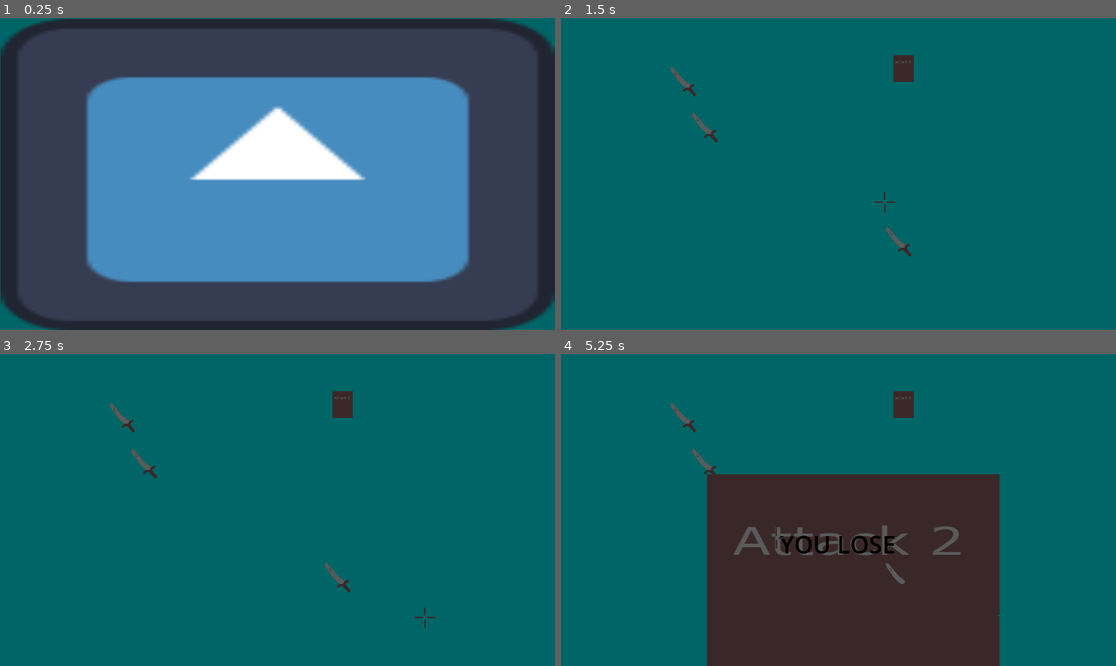
Above: before the commit, frames 1-4 (two rows, left to right).
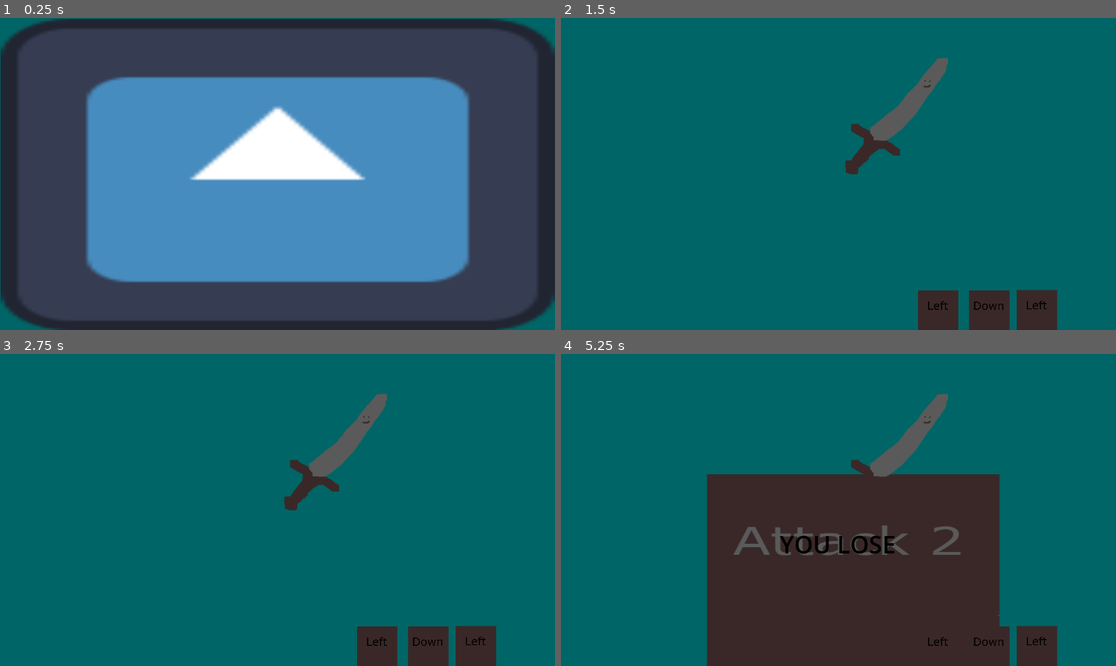
Above: after the commit, the same moments.

Repository: JamsterMan/Game-Jam-PS-16
Game: Godot game, scene res://Scenes/GameScene.tscn
Two runs of this game, one before a commit and one after it. Both use one fixed random seed, a clock stepped at 60 frames per second and the inputs below. The engine's default icon, where the game draws it, is replaced by a stand-in: a white triangle on a blue panel in a dark square.
Inputs:
- Up to frame 1 (0.25 s): no input
- Up to frame 2 (1.5 s): tap Enter at 0.5 s; hold Right (move_right) 0.53-1.28 s; hold Down (move_down) from 1.28 s (still down)
- Up to frame 3 (2.75 s): tap Space at 2 s; release Down (move_down) at 2.03 s; hold Right (move_right) from 2.03 s (still down)
- Up to frame 4 (5.25 s): tap Enter at 2.75, 4.25 s; release Right (move_right) at 2.78 s; hold Up (move_up) 2.78-3.53 s; tap Space at 3.5, 5 s; hold Left (move_left) 3.53-5.03 s; hold Down (move_down) from 5.03 s (still down)

The runs differ from the first frame. In frame 2, 5.1% of the frame differs, in the area x 19-90%, y 11-100%; in frame 3, 5.1%; in frame 4, 3.1%.

Commit message:
added minigame #2 typing
-added base form of the typing minigame
-still needs extra difficulty like multiple spells to choose

Diff:
--- a/gamejam-ps16/Scenes/GameScene.tscn
+++ b/gamejam-ps16/Scenes/GameScene.tscn
@@ -4,9 +4,9 @@
 [ext_resource type="Texture2D" uid="uid://dhhx8mjg6g4y7" path="res://icon.svg" id="1_yf4bn"]
 [ext_resource type="Texture2D" uid="uid://drcf2ml14nas3" path="res://Sprites/Card1.png" id="4_2vm8c"]
 [ext_resource type="Script" path="res://Scripts/Next_MiniGame_Timer.gd" id="4_5uc8d"]
-[ext_resource type="PackedScene" uid="uid://b553lrn1iqdav" path="res://Scenes/mini_game_aim_game.tscn" id="4_bhv5a"]
 [ext_resource type="Script" path="res://Scripts/MiniGame_Timer.gd" id="5_f6n46"]
 [ext_resource type="Texture2D" uid="uid://ck70nmlw3c3ur" path="res://Sprites/Card2.png" id="5_sbe85"]
+[ext_resource type="PackedScene" uid="uid://43srxjcgyb0d" path="res://Scenes/mini_game_typing.tscn" id="7_fg37s"]
 
 [node name="Game" type="Node2D"]
 
@@ -86,5 +86,5 @@
 horizontal_alignment = 1
 vertical_alignment = 1
 
-[node name="MiniGameAimGame" parent="MiniGameController" instance=ExtResource("4_bhv5a")]
-visible = false
+[node name="MinigameTypingGame" parent="MiniGameController" instance=ExtResource("7_fg37s")]
+process_mode = 4
--- /dev/null
+++ b/gamejam-ps16/Scenes/mini_game_typing.tscn
@@ -0,0 +1,49 @@
+[gd_scene load_steps=8 format=3 uid="uid://43srxjcgyb0d"]
+
+[ext_resource type="Texture2D" uid="uid://c8a7udy6go8yv" path="res://Sprites/Player.png" id="1_5dvwy"]
+[ext_resource type="Script" path="res://Scripts/mini_game_typing.gd" id="1_mxqhv"]
+[ext_resource type="Texture2D" uid="uid://te2hhkoln3pv" path="res://Sprites/up.png" id="2_e7g2m"]
+[ext_resource type="Texture2D" uid="uid://boa6nvbw4d8wq" path="res://Sprites/down.png" id="3_a0vw8"]
+[ext_resource type="Texture2D" uid="uid://biiqdw3di0er4" path="res://Sprites/right.png" id="4_4ra8d"]
+[ext_resource type="Texture2D" uid="uid://btmklwgoteix" path="res://Sprites/left.png" id="5_03j4l"]
+[ext_resource type="Script" path="res://Scripts/MiniGame_Timer.gd" id="7_j4qch"]
+
+[node name="MinigameTypingGame" type="Node2D" node_paths=PackedStringArray("buttons_sprites")]
+script = ExtResource("1_mxqhv")
+up_image = ExtResource("2_e7g2m")
+down_image = ExtResource("3_a0vw8")
+right_image = ExtResource("4_4ra8d")
+left_image = ExtResource("5_03j4l")
+buttons = Array[int]([0, 0, 0])
+buttons_sprites = [NodePath("Spell/ButtonOne"), NodePath("Spell/ButtonTwo"), NodePath("Spell/ButtonThree")]
+
+[node name="target" type="Node2D" parent="."]
+
+[node name="Sprite2D" type="Sprite2D" parent="target"]
+position = Vector2(138, -155)
+scale = Vector2(0.4, 0.4)
+texture = ExtResource("1_5dvwy")
+
+[node name="Spell" type="Node2D" parent="."]
+position = Vector2(294, 187)
+
+[node name="ButtonOne" type="Sprite2D" parent="Spell"]
+position = Vector2(-91, 85)
+scale = Vector2(0.2, 0.2)
+texture = ExtResource("2_e7g2m")
+
+[node name="ButtonTwo" type="Sprite2D" parent="Spell"]
+position = Vector2(15, 85)
+scale = Vector2(0.2, 0.2)
+texture = ExtResource("2_e7g2m")
+
+[node name="ButtonThree" type="Sprite2D" parent="Spell"]
+position = Vector2(114, 84)
+scale = Vector2(0.2, 0.2)
+texture = ExtResource("2_e7g2m")
+
+[node name="MinigameTimer" type="Timer" parent="."]
+wait_time = 3.0
+one_shot = true
+autostart = true
+script = ExtResource("7_j4qch")
--- a/gamejam-ps16/Scripts/mini_game_controller.gd
+++ b/gamejam-ps16/Scripts/mini_game_controller.gd
@@ -1,6 +1,6 @@
 extends Node2D
 
-@export var minigames : Array[String] = []
+#@export var minigames : Array[String] = []
 @export var minigame_info_timer: Timer
 @export var next_minigame_timer: Timer
 @export var minigame_info: TextureRect
@@ -30,6 +30,10 @@
 	#go to next minigame after timer
 	#_reset_minigame()
 
+func _minigame_lose():
+	minigame_lose.set_visible(true)
+	#game over
+
 func _next_minigame_timer_timeout():
 	print("Next minigame loading")
 	_reset_minigame()
@@ -47,8 +51,4 @@
 	minigame = next_minigame.instantiate()
 	add_child(minigame)
 
-func _minigame_lose():
-	minigame_lose.set_visible(true)
-	#game over
-
 #func _set_minigame_info(string?):
--- /dev/null
+++ b/gamejam-ps16/Scripts/mini_game_typing.gd
@@ -0,0 +1,64 @@
+extends Node2D
+
+@export var up_image: Texture2D
+@export var down_image: Texture2D
+@export var right_image: Texture2D
+@export var left_image: Texture2D
+
+enum button{UP,DOWN,LEFT,RIGHT}
+
+@export var buttons : Array[int] = []
+@export var buttons_sprites : Array[Sprite2D] = []
+
+var next_button : String = "move_up"
+var correct_button_presses: int = 0
+
+# Called when the node enters the scene tree for the first time.
+func _ready() -> void:
+	#set string to random variables
+	var rng = RandomNumberGenerator.new()
+	rng.randomize()
+	#check for array size
+	for n in buttons.size():
+		buttons[n] = rng.randi_range(0,4)
+		buttons_sprites[n].texture = _set_button_images(buttons[n])
+	_set_next_button()
+
+#converts button ints into button images
+func _set_button_images(num:int) -> Texture2D:
+	if(num == button.UP):
+		return up_image
+	if(num == button.DOWN):
+		return down_image
+	if(num == button.RIGHT):
+		return right_image
+	return left_image
+
+#converts button ints into strings for input collection
+func _set_next_button():
+	if(correct_button_presses >= buttons.size()):
+		return
+	if(buttons[correct_button_presses] == button.UP):
+		next_button = "move_up"
+	elif(buttons[correct_button_presses] == button.DOWN):
+		next_button = "move_down"
+	elif(buttons[correct_button_presses] == button.RIGHT):
+		next_button = "move_right"
+	else:
+		next_button = "move_left"
+
+func _minigame_timer_timeout():
+	print("Mini game end")
+	if(correct_button_presses == buttons.size()):
+		print("Mini game win")
+		get_parent()._minigame_win()
+	else:
+		print("Mini game lose")
+		get_parent()._minigame_lose()
+
+# Called every frame. 'delta' is the elapsed time since the previous frame.
+func _process(_delta: float) -> void:
+	if(correct_button_presses < buttons.size()):
+		if(Input.is_action_just_pressed(next_button)):
+			correct_button_presses += 1
+			_set_next_button()
Binary file added: gamejam-ps16/Sprites/down.png
Not shown, added: gamejam-ps16/Sprites/down.png.import
Binary file added: gamejam-ps16/Sprites/left.png
Not shown, added: gamejam-ps16/Sprites/left.png.import
Binary file added: gamejam-ps16/Sprites/right.png
Not shown, added: gamejam-ps16/Sprites/right.png.import
Binary file added: gamejam-ps16/Sprites/up.png
Not shown, added: gamejam-ps16/Sprites/up.png.import
